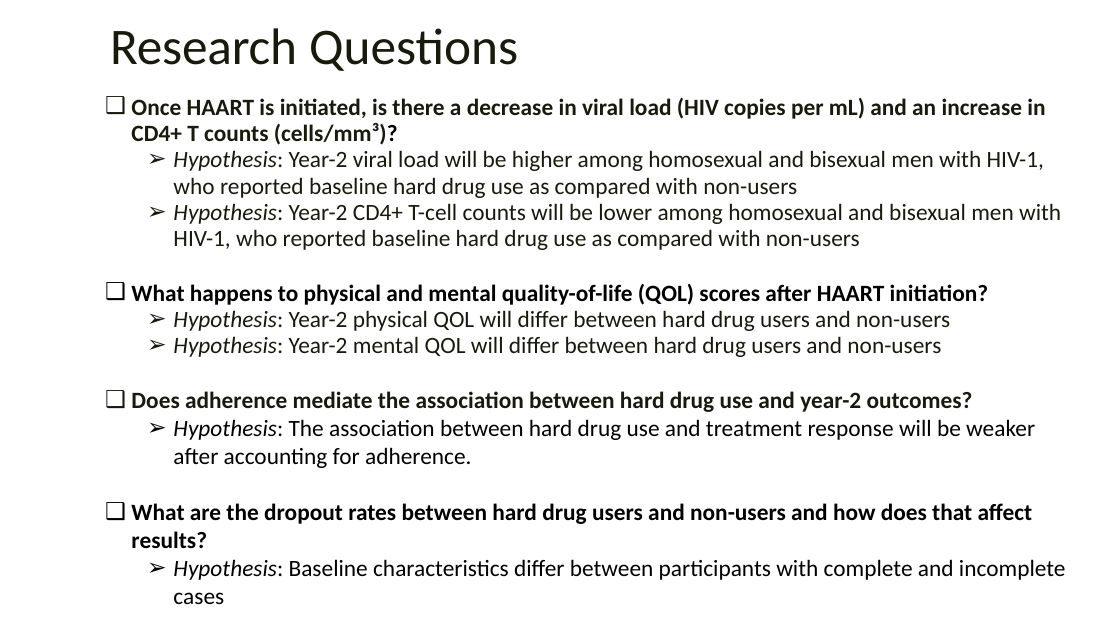
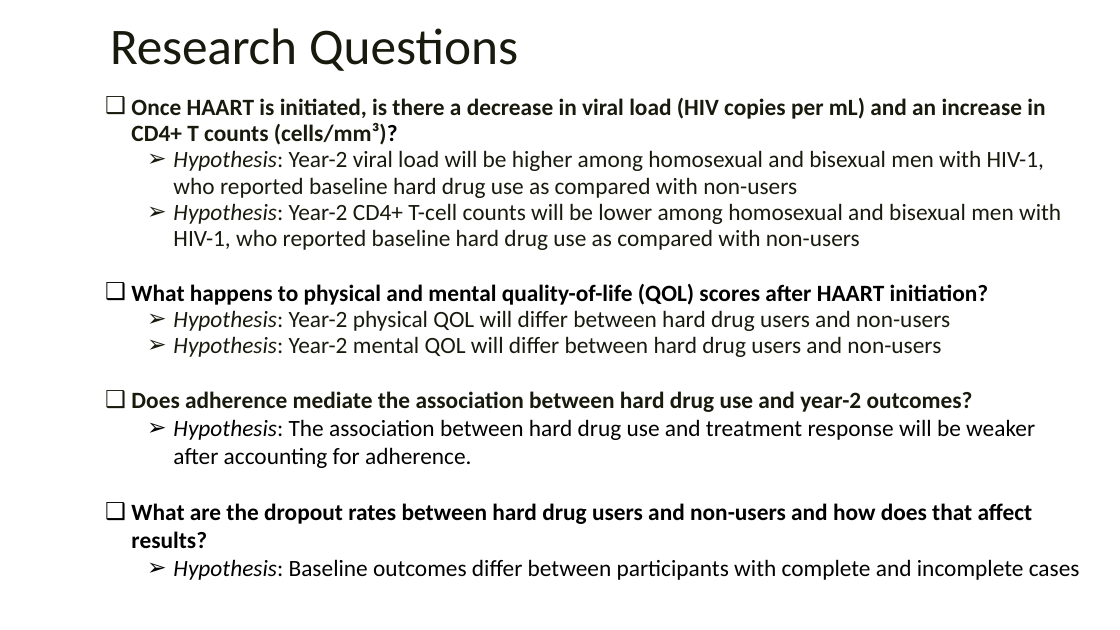
Before and after one commit to rysummers/BIOS6624-Class, a slide deck: slide 2 of Project1/Reports/Project1_Presentation_summers.pptx. Drawn at 1120x630 pixels with LibreOffice and Linux fonts; fonts in the diff are those of the drawing; background and template pictures are left out. Boxes give left, top, right and bottom in pixels: in the first picture for what was removed or moved away, otherwise in the second. Text is boxed around its words. In the diff, an @@ line names an element or a change of style, - is before the commit and + after.

```diff
--- a/Project1/Reports/Project1_Presentation_summers.pptx
+++ b/Project1/Reports/Project1_Presentation_summers.pptx
@@ text at (173, 559, 1080, 580): text changed @@
-  ➢ Hypothesis: Baseline characteristics differ between participants with complete and incomplete cases
+  ➢ Hypothesis: Baseline outcomes differ between participants with complete and incomplete cases
```
Also in this commit, not shown: 3 other slides changed, 3 slides added, 2 slides removed, 11 other files.
